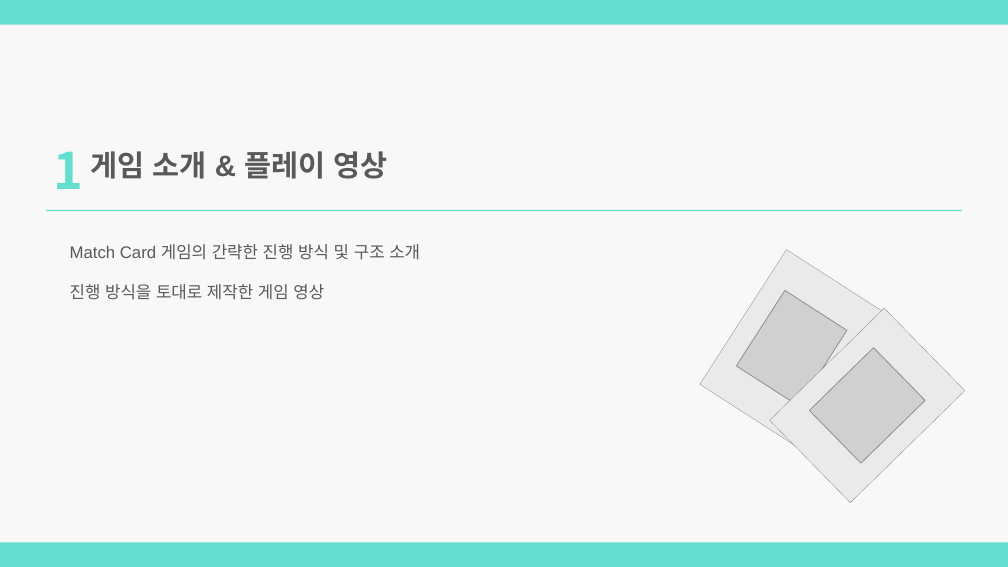
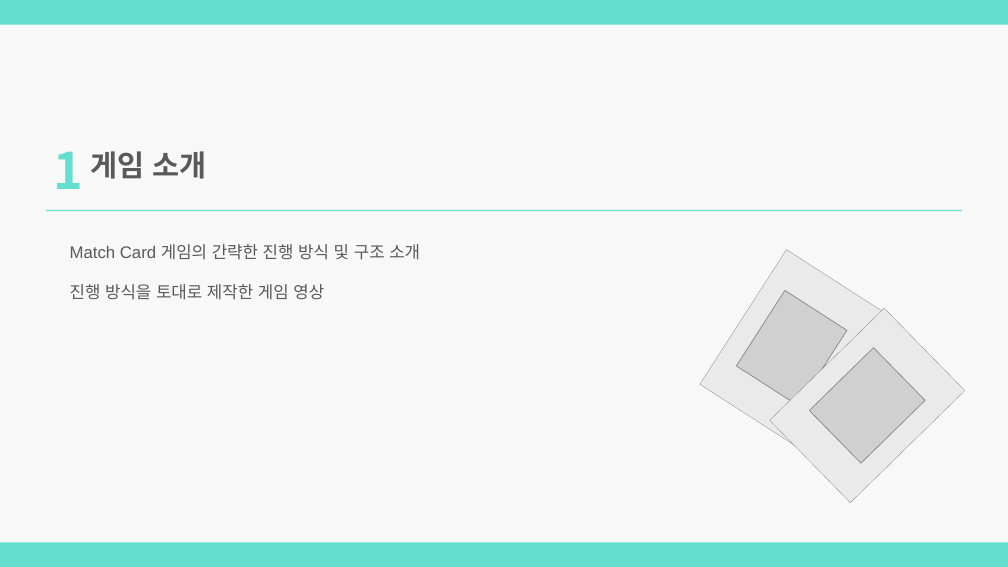
Before and after one commit to lim7635/MatchCard, a slide deck: slide 3 of MatchCard.pptx. Drawn at 1008x567 pixels with LibreOffice and Linux fonts; fonts in the diff are those of the drawing; grey boxes stand for pictures. Boxes give left, top, right and bottom in pixels: in the first picture for what was removed or moved away, otherwise in the second. Text is boxed around its words. In the diff, an @@ line names an element or a change of style, - is before the commit and + after.

```diff
--- a/MatchCard.pptx
+++ b/MatchCard.pptx
@@ text at box(90, 151, 207, 179): text changed @@
-게임 소개 & 플레이 영상
+게임 소개
```
Also in this commit, not shown: 9 other slides changed, 8 other files.
